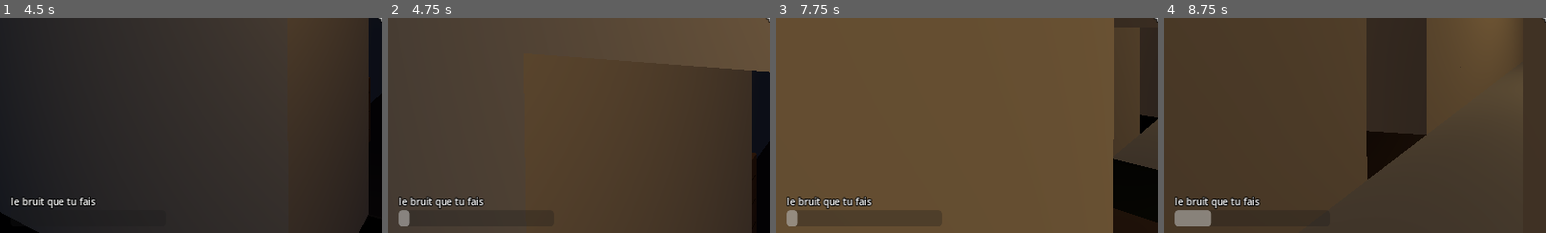
Above: before the commit, frames 1-4 (left to right).
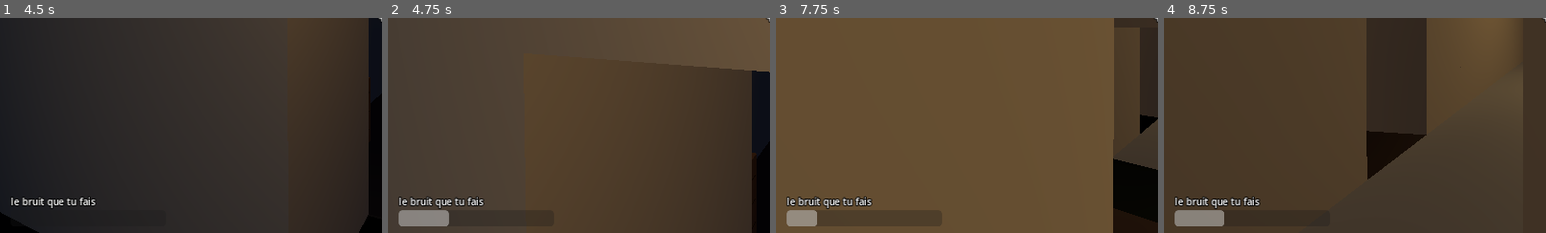
Above: after the commit, the same moments.

Repository: stonevalleyoff-ai/Portefaix
Game: Godot game, scene res://scenes/principal.tscn
The game is run twice, just before and just after one commit, with the same random seed, the same clock (stepped at 60 frames per second) and the same inputs.
Inputs (mouse positions are % of the whole screen's width and height, from its top left):
- Up to frame 1 (4.5 s): click (50, 38) at 0.52 s; type "12" at 0.6 s; click (50, 44) at 0.75 s; type "12" at 0.83 s; click "Jouer sans compte" at 1.25 s; click (50, 68) at 2.02 s; type "12" at 2.1 s; click "Jouer seul" at 2.75 s; tap Enter at 3.5 s; move the mouse to (55, 50) at 3.52 s; hold W from 3.53 s (still down); tap E at 3.6 s; click (55, 50) at 3.67 s; tap Space at 3.77 s; move the mouse to (45, 50) at 4.27 s; tap F at 4.35 s
- Up to frame 2 (4.75 s): keep holding W; tap Space at 4.52 s
- Up to frame 3 (7.75 s): keep holding W; move the mouse to (52, 48) at 5.02 s; tap V at 5.1 s; move the mouse to (49, 52) at 5.77 s; tap Ctrl at 5.85 s; click (49, 52) at 5.92 s; tap Space at 6.02, 6.77, 7.52 s; move the mouse to (57, 51) at 6.52 s; hold Shift 6.53-7.28 s; move the mouse to (42, 49) at 7.27 s; tap E at 7.35 s
- Up to frame 4 (8.75 s): keep holding W; move the mouse to (51, 50) at 8.02 s; tap F at 8.1 s; click (51, 50) at 8.17 s
The pictures show only the part of the screen within x 0-50%, y 50-100%; the shares and areas given below are measured in that part.

Frame 1 is identical in both runs. In frame 2, 0.8% of the frame differs, in the area x 5-16%, y 89-97%; in frame 3, 0.4%; in frame 4, 0.3%.

Commit message:
Tout ce qui cogne fait du bruit, et le fantôme l'entend
Ce qui était muet pour lui : la réception d'un saut, une course contre un mur ou un
meuble, un petit choc de meuble (sous le seuil de casse), un meuble lourd qu'on traîne,
une porte qui claque, un bras qui s'arrache. Chacun a maintenant son son, entendu de
tous, et son rayon, que le fantôme entend.

Les essais jouent chaque bruit un par un, le fantôme à quelques mètres, le dos tourné.

Co-Authored-By: Claude Fable 5.2 <noreply@anthropic.com>
Claude-Session: https://claude.ai/code/session_0113xcVadwGKGBhLJGRbtKZF

Diff:
--- a/scripts/essai.gd
+++ b/scripts/essai.gd
@@ -786,6 +786,7 @@
 	jeu.tuer(1)
 	await _attendre(0.2)
 	jeu.bonus_voulu = []
+	await _bruits()
 	await _etages()
 	jeu.retour_menu()
 	verif(jeu.etat == jeu.MENU and jeu.monde == null and jeu.joueurs.is_empty(), "et l'on revient au menu")
@@ -818,8 +819,167 @@
 	return [false, marches, delai]
 
 
+# le fantôme, éveillé, tranquille, à cette distance du porteur : a-t-il entendu, une fois ce délai passé ?
+func _oreille(ou: Vector3) -> void:
+	var chose = jeu.chose
+	chose.reveiller()
+	chose._roder(600.0)
+	chose._repue = 0.0
+	chose._interet = 0.0
+	chose.global_position = ou
+	chose.rotation.y = PI          # (le dos tourné : il ne voit personne, il ne peut qu'entendre)
+	await _images(3)
+
+
+func _entendu(vers: Vector3) -> bool:
+	var chose = jeu.chose
+	if chose.mode == chose.ALERTE or chose.mode == chose.CHASSE:      # (il a entendu, s'est retourné, et l'a vu)
+		return true
+	return chose.mode == chose.ENQUETE and Vector2(chose._destination.x - vers.x, chose._destination.z - vers.z).length() < 2.0
+
+
+# tout ce qui fait du bruit, et que le fantôme entend : un par un, lui à quelques mètres, le dos tourné
+func _bruits() -> void:
+	print("13. Le bruit")
+	jeu.lancer()
+	await _attendre(0.5)
+	jeu.repit = 1e9
+	jeu.chat.reste = 1e9
+	var m = jeu.maison
+	var moi = jeu.moi
+	var couloir := Vector3(13.0, 0.05, 8.0)        # le milieu du couloir de la maison d'essai
+	var pres := Vector3(18.0, 0.0, 8.0)            # le fantôme, cinq mètres plus loin
+	for o in jeu.objets.values():                   # (un couloir vide : rien d'autre ne fera de bruit)
+		if absf(o.global_position.z - 8.0) < 1.2:
+			_mettre(o, Vector3(3.0 + (o.id % 20), 0.5, m.profondeur + 9.0))
+	await _attendre(1.0)
+	# immobile : rien
+	moi.pilote = false
+	moi.global_position = couloir
+	moi.velocity = Vector3.ZERO
+	await _oreille(pres)
+	await _attendre(0.6)
+	verif(jeu.chose.mode == jeu.chose.RODE and moi.bruit < 0.5, "un porteur immobile ne fait aucun bruit : le fantôme, à cinq mètres, le dos tourné, ne bouge pas")
+	# accroupi : on ne l'entend pas à cinq mètres ; en marchant, pas à cinq mètres non plus (4 m), mais à trois
+	moi.yaw = PI * 0.5                               # (vers l'ouest : il s'éloigne)
+	jeu.tactile.accroupi = true
+	for i in 30:
+		jeu.tactile.vecteur = Vector2(0.0, -1.0)
+		await get_tree().physics_frame
+	jeu.tactile.accroupi = false
+	verif(jeu.chose.mode == jeu.chose.RODE and moi.bruit > 0.5, "accroupi, ses pas ne portent pas jusque-là (%.1f m)" % R.BRUIT_ACCROUPI)
+	moi.global_position = couloir + Vector3(2.5, 0.0, 0.0)
+	await _oreille(pres)
+	for i in 25:
+		jeu.tactile.vecteur = Vector2(0.0, -1.0)
+		await get_tree().physics_frame
+	verif(_entendu(moi.global_position), "ses pas, à moins de %d m : le fantôme y va" % int(R.BRUIT_PAS))
+	# la course, de plus loin
+	moi.global_position = couloir + Vector3(-3.0, 0.0, 0.0)
+	moi.velocity = Vector3.ZERO
+	await _oreille(pres)
+	jeu.tactile.court = true
+	for i in 25:
+		jeu.tactile.vecteur = Vector2(0.0, -1.0)
+		await get_tree().physics_frame
+	jeu.tactile.court = false
+	jeu.tactile.vecteur = Vector2.ZERO
+	verif(_entendu(moi.global_position), "sa course, à huit mètres et plus (elle porte à %d m)" % int(R.BRUIT_COURSE))
+	# un saut : la réception
+	moi.global_position = couloir
+	moi.velocity = Vector3.ZERO
+	await _attendre(0.5)
+	await _oreille(pres)
+	verif(jeu.chose.mode == jeu.chose.RODE, "arrêté, il se tait de nouveau")
+	jeu.tactile.saut = true
+	await _images(3)
+	jeu.tactile.saut = false
+	var haut := 0.0
+	for i in 70:
+		haut = maxf(haut, moi.global_position.y)
+		await get_tree().physics_frame
+	verif(haut > 0.4 and _entendu(couloir), "un saut sur place (%.0f cm) : il retombe, et le fantôme l'entend (%d m)" % [haut * 100.0, int(R.BRUIT_SAUT)])
+	# une course contre un mur
+	moi.global_position = couloir + Vector3(3.0, 0.0, 0.3)     # (devant un mur plein, pas devant une porte)
+	moi.velocity = Vector3.ZERO
+	await _attendre(0.5)
+	await _oreille(Vector3(13.0, 0.0, 3.0) + Vector3(11.0, 0.0, 0.0))       # dans le bureau, à douze mètres : trop loin pour des pas
+	moi.yaw = 0.0                                    # (vers le nord : le mur du couloir est à un mètre)
+	var bruit_max := 0.0
+	jeu.tactile.court = true
+	for i in 40:
+		jeu.tactile.vecteur = Vector2(0.0, -1.0)
+		bruit_max = maxf(bruit_max, moi.bruit)
+		await get_tree().physics_frame
+	jeu.tactile.court = false
+	jeu.tactile.vecteur = Vector2.ZERO
+	verif(bruit_max > R.BRUIT_COURSE + 0.5 and _entendu(moi.global_position), "une course contre un mur : il s'y cogne, et cela s'entend plus loin que sa course (%.0f m)" % bruit_max)
+	_pilote(moi)
+	moi.global_position = Vector3(m.porte_x, 0.05, m.profondeur + 6.0)
+	await _attendre(0.4)
+	# un meuble : un petit choc s'entend sans rien casser, un grand casse
+	var vase = _trouver("vase")
+	_mettre(vase, couloir + Vector3(0.0, vase.taille.y * 0.5 + 0.1, 0.0))
+	await _oreille(pres + Vector3(-1.5, 0.0, 0.0))
+	await _attendre(0.8)
+	verif(_entendu(couloir) and vase.valeur == vase.valeur_neuve, "un vase posé un peu vite (de dix centimètres) : intact, mais entendu")
+	_mettre(vase, couloir + Vector3(0.0, 2.2, 0.0))
+	await _oreille(pres + Vector3(1.0, 0.0, 0.0))
+	await _attendre(1.2)
+	verif(_entendu(couloir) and vase.valeur < vase.valeur_neuve, "le même, lâché de deux mètres : cassé, et entendu de plus loin")
+	_mettre(vase, Vector3(3.0, 0.3, m.profondeur + 8.0))
+	# un meuble lourd qu'on traîne
+	var canape = _trouver("canape")
+	_mettre(canape, couloir + Vector3(0.0, canape.taille.y * 0.5 + 0.02, 0.0))
+	canape.rotation.y = PI * 0.5
+	await _attendre(1.0)
+	await _oreille(pres + Vector3(4.0, 0.0, 0.0))
+	verif(jeu.chose.mode == jeu.chose.RODE, "un canapé posé là, immobile : silence")
+	for i in 40:
+		canape.sleeping = false
+		canape.linear_velocity = Vector3(-1.2, canape.linear_velocity.y, 0.0)
+		await get_tree().physics_frame
+	verif(_entendu(canape.global_position), "traîné au sol, il racle : le fantôme l'entend à neuf mètres (%d m)" % int(R.BRUIT_TRAINE + sqrt(canape.mass)))
+	_mettre(canape, Vector3(8.0, 0.6, m.profondeur + 8.0))
+	# une porte qui claque, un bras qui s'arrache, un cri, le klaxon
+	var porte: Dictionary = m.portes[0]
+	await _oreille(porte.centre * Vector3(1, 0, 1) + Vector3(6.0, 0.0, 1.5))
+	jeu._effet("porte", true, 0)
+	verif(_entendu(porte.centre), "une porte qui claque")
+	jeu._effet("porte", false, 0)
+	var carton = _trouver("carton")
+	_mettre(carton, couloir + Vector3(0.0, 0.3, 0.0))
+	moi.global_position = couloir + Vector3(0.0, 0.0, 0.8)
+	_tourner(moi, carton.global_position)
+	await _attendre(0.6)
+	jeu.prendre(1, carton.id)
+	await _attendre(0.3)
+	await _oreille(pres)
+	jeu.arracher(1, 0, carton.id)
+	verif(_entendu(carton.global_position), "un bras qui s'arrache")
+	jeu.lacher(1, carton.id, false)
+	moi.global_position = Vector3(m.porte_x, 0.05, m.profondeur + 3.0)
+	await _oreille(Vector3(m.porte_x, 0.0, m.profondeur - 9.0))
+	moi.pilote = false
+	await _images(5)
+	moi.crier()
+	await _attendre(0.5)
+	verif(_entendu(moi.global_position), "un cri dans la cour, à douze mètres : il vient jusqu'au seuil")
+	await _oreille(Vector3(3.0, 0.0, 3.0))
+	jeu.klaxonner(1)
+	verif(jeu.chose.mode == jeu.chose.ENQUETE, "le klaxon, du fond de la maison")
+	# ce qui l'empêche d'entendre : il dort (sauf grand fracas), il chasse, il vient de frapper
+	jeu.chose.mode = jeu.chose.DORT
+	jeu.chose.entendre(jeu.chose.global_position + Vector3(2.0, 0.0, 0.0), 12.0)
+	var dort: bool = jeu.chose.mode == jeu.chose.DORT
+	jeu.chose.entendre(jeu.chose.global_position + Vector3(2.0, 0.0, 0.0), 15.0)
+	verif(dort and jeu.chose.mode == jeu.chose.ENQUETE, "endormi, seul un bruit fort le réveille (15 m et plus) ; tout bruit plus loin que sa portée est perdu")
+	jeu.tuer(1)
+	await _attendre(0.2)
+
+
 func _etages() -> void:
-	print("13. L'étage et le sous-sol")
+	print("14. L'étage et le sous-sol")
 	jeu.etages_voulus = true
 	jeu.lancer()
 	await _attendre(0.5)
--- a/scripts/joueur.gd
+++ b/scripts/joueur.gd
@@ -30,6 +30,8 @@
 var _cri := 0.0
 var _envoi := 0.0
 var _pas := 0.0
+var _chute := 0.0              # sa vitesse de chute, juste avant de toucher le sol
+var _t_heurt := 0.0
 var _prise_le := -1               # quand la souris a été prise (ce qu'elle dit juste après ne compte pas)
 var repousse := [0.0, 0.0]        # ce qu'il reste à chaque bras (gauche, droit) pour repousser ; 0 : il est là
 var couleur := Color.WHITE
@@ -337,11 +339,25 @@
 				var tire: Vector3 = (a[1] - e).normalized() * trop * R.BRAS_RAPPEL * dt
 				velocity.x += tire.x
 				velocity.z += tire.z
+		var en_l_air := not is_on_floor()
+		var lance := Vector2(velocity.x, velocity.z)
+		if en_l_air:
+			_chute = minf(velocity.y, 0.0)
 		move_and_slide()
-		# le bruit qu'il fait : ses pas, son cri, et son vrai micro
+		# le bruit qu'il fait : ses pas, ses sauts, ce à quoi il se cogne, son cri, et son vrai micro
 		var b := 0.0
+		_t_heurt = maxf(_t_heurt - dt, 0.0)
+		if en_l_air and is_on_floor() and _chute < -2.5:       # il retombe : d'un saut, ou de plus haut
+			b = R.BRUIT_SAUT + maxf(-_chute - R.SAUT, 0.0) * R.BRUIT_CHUTE
+			principal.vouloir("heurt", [b])
+		var perdu := lance.length() - Vector2(velocity.x, velocity.z).length()
+		if perdu > R.HEURT_SEUIL and get_slide_collision_count() > 0 and _t_heurt <= 0.0:      # il se cogne : un mur, un meuble
+			_t_heurt = 0.4
+			b = maxf(b, perdu * R.BRUIT_HEURT)
+			principal.vouloir("heurt", [b])
+		_chute = 0.0 if is_on_floor() else _chute
 		if dir != Vector3.ZERO and is_on_floor():
-			b = R.BRUIT_ACCROUPI if accroupi else (R.BRUIT_COURSE if court else R.BRUIT_PAS)
+			b = maxf(b, R.BRUIT_ACCROUPI if accroupi else (R.BRUIT_COURSE if court else R.BRUIT_PAS))
 			_pas -= dt * (v / R.MARCHE)
 			if _pas <= 0.0:
 				_pas = 0.5
--- a/scripts/objet.gd
+++ b/scripts/objet.gd
@@ -8,6 +8,7 @@
 const R = preload("res://scripts/regles.gd")
 
 signal choc(objet, force)
+signal traine(objet)
 
 var id := 0
 var type := ""
@@ -26,6 +27,8 @@
 var cible_pos := Vector3.ZERO     # chez les invités : où l'hôte dit qu'il est
 var cible_rot := Quaternion.IDENTITY
 var _v_avant := Vector3.ZERO
+var _t_traine := 0.0
+var _dv_avant := 0.0              # le choc de l'instant d'avant : le contact ne se sait qu'un instant après
 var _calme := 2.0                 # pas de casse pendant que la maison se pose
 
 
@@ -72,6 +75,9 @@
 	if not principal.serveur:
 		freeze_mode = RigidBody3D.FREEZE_MODE_KINEMATIC
 		freeze = true
+	else:                                # (l'hôte veut savoir ce qu'il touche : un choc, un frottement, cela s'entend)
+		contact_monitor = true
+		max_contacts_reported = 4
 
 
 # accroché à un mur : il ne tombe pas tant qu'on ne l'a pas pris
@@ -331,9 +337,22 @@
 	_calme = maxf(_calme - dt, 0.0)
 	var dv := (linear_velocity - _v_avant).length()
 	_v_avant = linear_velocity
-	if dv > R.CHOC_SEUIL and _calme <= 0.0:
+	# un choc s'entend dès qu'il est net (contre quelque chose : la main qui l'emporte n'est pas un choc) ; plus fort, il abîme
+	var contre := false                  # touche-t-il autre chose qu'un porteur ?
+	if not sleeping and get_contact_count() > 0:
+		for corps in get_colliding_bodies():
+			contre = contre or not corps is CharacterBody3D
+	var coup := maxf(dv, _dv_avant)
+	_dv_avant = dv
+	if _calme <= 0.0 and (dv > R.CHOC_SEUIL or (coup > R.CHOC_BRUIT and contre and (prises.is_empty() or mass >= R.OBJET_LEGER))):
 		_calme = 0.25
-		choc.emit(self, dv)
+		_dv_avant = 0.0
+		choc.emit(self, coup)
+	# un meuble lourd qu'on traîne racle le sol
+	_t_traine = maxf(_t_traine - dt, 0.0)
+	if contre and mass >= R.OBJET_LEGER and _t_traine <= 0.0 and _calme <= 0.3 and Vector2(linear_velocity.x, linear_velocity.z).length() > 0.5:
+		_t_traine = 0.45
+		traine.emit(self)
 	if prises.is_empty():
 		return
 	sleeping = false
--- a/scripts/principal.gd
+++ b/scripts/principal.gd
@@ -462,6 +462,7 @@
 		monde.add_child(o)
 		if serveur:
 			o.choc.connect(_sur_choc)
+			o.traine.connect(_sur_traine)
 		objets[o.id] = o
 		o.bonus = d.get("bonus", false)
 		if o.bonus:                      # la prime ne compte pas dans le quota : c'est en plus
@@ -511,6 +512,10 @@
 			pousser(qui, ido)
 		"klaxon":
 			klaxonner(qui)
+		"heurt":                         # il s'est cogné, ou il est retombé : tout le monde l'entend, le fantôme aussi
+			var rayon := clampf(float(args[0]) if args.size() >= 1 and typeof(args[0]) in [TYPE_FLOAT, TYPE_INT] else 0.0, 0.0, 20.0)
+			chose.entendre(joueurs[qui].global_position, rayon)
+			son_a.rpc("choc", joueurs[qui].global_position + Vector3(0.0, 0.4, 0.0), clampf(rayon - 16.0, -10.0, 2.0))
 
 
 func prendre(qui: int, ido: int) -> void:
@@ -567,6 +572,7 @@
 	attente[cote] = R.BRAS_REPOUSSE
 	bras[qui] = attente
 	bras_arrache.rpc(qui, cote, ido, point)
+	chose.entendre(o.global_position, R.BRUIT_ARRACHE)
 	objet_info.rpc(ido, o.valeur, reste)
 
 
@@ -777,6 +783,8 @@
 			maison.verrouiller(param, actif)
 			if param >= 0 and param < maison.portes.size():
 				sons.jouer_a("porte", maison.portes[param].centre, 6.0)
+				if serveur and actif and chose != null:      # une porte qui claque : il l'entend
+					chose.entendre(maison.portes[param].centre, R.BRUIT_PORTE)
 		"torches":
 			for j in joueurs.values():
 				j.torche_ok = not actif
@@ -835,6 +843,12 @@
 		objet_info.rpc(o.id, o.valeur, o.prises)
 	chose.entendre(o.global_position, clampf(3.0 + dv * sqrt(o.mass) * 0.55, 3.0, 22.0))
 	son_a.rpc("casse" if o.valeur != avant and o.fragile > 0.5 else "choc", o.global_position, clampf(dv * 2.0 - 12.0, -12.0, 6.0))
+
+
+# un meuble lourd qu'on traîne : il racle, et cela s'entend d'autant plus loin qu'il pèse
+func _sur_traine(o) -> void:
+	chose.entendre(o.global_position, R.BRUIT_TRAINE + sqrt(o.mass))
+	son_a.rpc("frotte", o.global_position, clampf(sqrt(o.mass) - 14.0, -12.0, 0.0))
 
 
 # --- la partie qui tourne ---
--- a/scripts/regles.gd
+++ b/scripts/regles.gd
@@ -51,8 +51,16 @@
 const MICRO_SEUIL := -38.0    # dB : en dessous, le micro ne compte pas
 const MICRO_PLEIN := -8.0
 const BRUIT_KLAXON := 30.0
+const BRUIT_SAUT := 6.0       # la réception d'un saut ; de plus haut, on l'entend de plus loin (BRUIT_CHUTE par m/s de trop)
+const BRUIT_CHUTE := 1.6
+const BRUIT_HEURT := 2.6      # se cogner à un mur ou à un meuble : par m/s perdu (en marchant : 9 m ; en courant : 14 m)
+const HEURT_SEUIL := 2.0      # en dessous de cette vitesse perdue d'un coup, on ne s'est pas cogné
+const BRUIT_TRAINE := 5.0     # un meuble qu'on traîne au sol : ce rayon, plus la racine de son poids (un canapé : 12 m)
+const BRUIT_PORTE := 14.0     # une porte qui claque
+const BRUIT_ARRACHE := 9.0    # un bras qui s'arrache
 
 # la casse : un choc, c'est la vitesse perdue d'un coup (m/s)
+const CHOC_BRUIT := 0.7       # à partir de ce choc (m/s), un meuble s'entend ; il ne s'abîme qu'à partir de CHOC_SEUIL
 const CHOC_SEUIL := 2.2
 const CHOC_PLEIN := 9.0
 
--- a/scripts/sons.gd
+++ b/scripts/sons.gd
@@ -19,6 +19,7 @@
 	_r.seed = 11
 	_brefs["pas"] = _wav(_frappe(0.09, 95.0, 0.5))
 	_brefs["choc"] = _wav(_frappe(0.28, 70.0, 0.7))
+	_brefs["frotte"] = _wav(_raclement(0.4))
 	_brefs["casse"] = _wav(_eclats(0.45))
 	_brefs["porte"] = _wav(_frappe(0.4, 48.0, 0.9))
 	_brefs["vote"] = _wav(_notes([660.0, 880.0], 0.09, 0.0))
@@ -99,6 +100,17 @@
 
 
 # un coup sourd : une note grave qui s'éteint, et un souffle au début
+# un meuble qu'on traîne : un souffle grave, râpeux
+func _raclement(duree: float) -> PackedFloat32Array:
+	var d := _vide(duree)
+	var grave := 0.0
+	for i in d.size():
+		var t := float(i) / TAUX
+		grave = lerpf(grave, _r.randf_range(-1.0, 1.0), 0.08)
+		d[i] = grave * 2.2 * sin(PI * t / duree) * (0.7 + 0.3 * sin(TAU * 23.0 * t))
+	return d
+
+
 func _frappe(duree: float, hz: float, souffle: float) -> PackedFloat32Array:
 	var d := _vide(duree)
 	for i in d.size():
Not shown, changed: LISEZ-MOI.md
